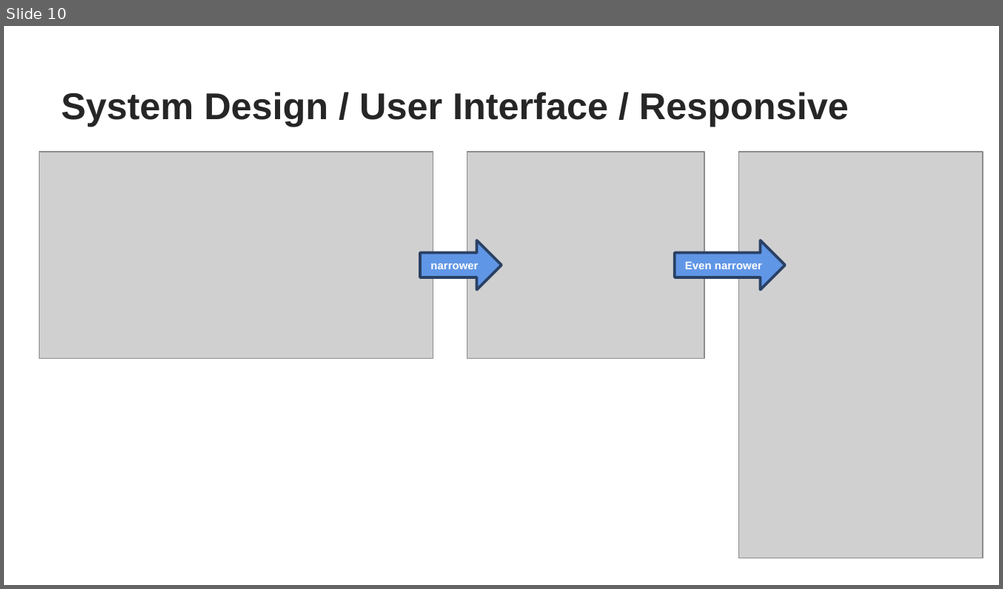
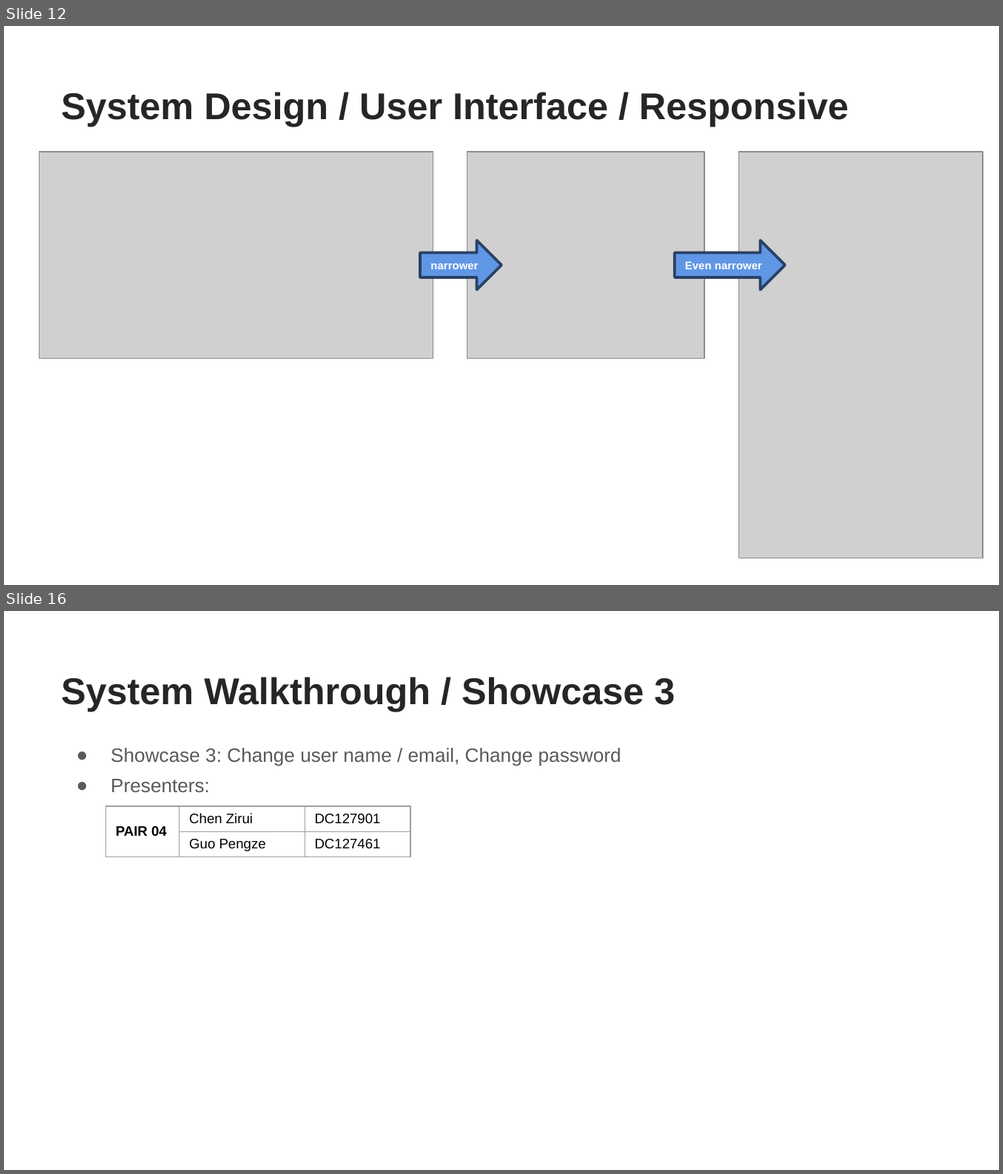
Before and after one commit to YanzhenHuang/CISC3003-Final-Project, a slide deck: My Project Archive/CISC3003-Project-Presentation (Final).pptx. Shown one above the other, each under a label of ours: slide 10 before the commit, slides 12 and 16 after it; the slides between them are not shown. The pictures are 1003x589 and 1003x1174 pixels, drawn with LibreOffice and Linux fonts; fonts in the diff are those of the drawing; grey boxes stand for pictures; background and template pictures are left out. Boxes give left, top, right and bottom in pixels: in the first picture for what was removed or moved away, otherwise in the second. Text is boxed around its words. In the diff, an @@ line names an element or a change of style, - is before the commit and + after.

```diff
--- a/My Project Archive/CISC3003-Project-Presentation (Final).pptx
+++ b/My Project Archive/CISC3003-Project-Presentation (Final).pptx
@@ slide 16 added at <box>4,611,999,1170</box>, background picture (left out) @@
@@ title added at <box>61,677,674,712</box>, 27 pt, text #262626, bold @@
+System Walkthrough / Showcase 3
@@ text added at <box>111,748,621,792</box>, 14 pt, text #595959 @@
+● Showcase 3: Change user name / email, Change password
+● Presenters:
@@ table added at <box>105,806,410,859</box>, 2 rows, 3 columns @@
+PAIR 04 | Chen Zirui | DC127901
+ | Guo Pengze | DC127461
@@ what was slide 10 is now slide 12 @@
```
Also in this commit, not shown: 9 slides changed, 4 other slides added, 1 other file.
